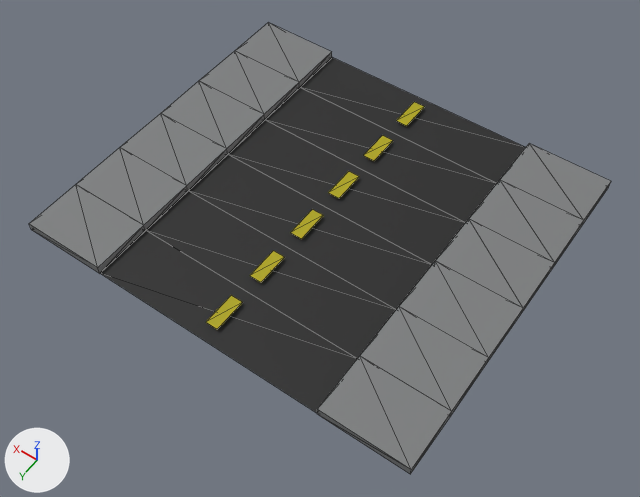
Renders of the OBJ model RunawayCar/MODELS/Road.obj from each side of a commit.
Rendered twice from a 50 mm camera at (-10.45, 14.95, 21.11) aimed at (-0.47, 0.98, -0.84). Arrows for +X, +Y and +Z are at lower left; the lights stay in place. Mesh edges are drawn as thin lines. Where no turn or scale is listed for an object, it has been applied to the vertices.

Objects in the first picture: 'Mesh.001_Mesh.004_Mesh.003_Cube.001_Cube.005', 'Mesh.002_Mesh.003_Mesh.000_Cube.001_Cube.002', 'Mesh.003_Mesh.002_Mesh.002_Cube.001_Cube.004', 'Mesh.004_Mesh.001_Mesh.005_Cube.001_Cube.007', 'Mesh.005_Mesh_Mesh.006_Cube.001_Cube.008', 'Mesh_Mesh.005_Mesh.004_Cube.001_Cube.006'.
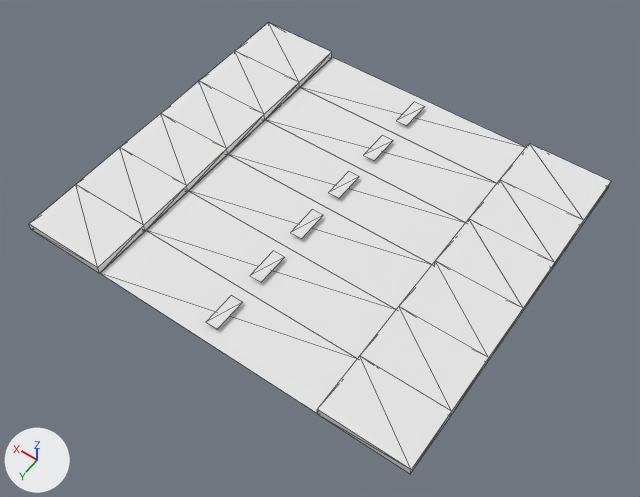
The change, as a list of edits to the scene's bpy script:
```text
Add mat_material_008:
    mat_material_008 = principled_material('Material.008')
    mat_material_008.base_color = (0.8, 0.8, 0.8)  # white #e7e7e7
    mat_material_008.roughness = 1.0
Add mat_material_007:
    mat_material_007 = principled_material('Material.007')
    mat_material_007.base_color = (0.8, 0.8, 0.8)  # white #e7e7e7
    mat_material_007.roughness = 1.0
Add mat_material_009:
    mat_material_009 = principled_material('Material.009')
    mat_material_009.base_color = (0.8, 0.8, 0.8)  # white #e7e7e7
    mat_material_009.roughness = 1.0
Change me_mesh_001_mesh_004_mesh_003_cube_001_cube_005:
    where me_mesh_001_mesh_004_mesh_003_cube_001_cube_005.from_pydata(...)  # 24 vertices, 28 faces; spans x -6.88..6.89, y 0.0..2.0, z -0.14..0.14
    me_mesh_001_mesh_004_mesh_003_cube_001_cube_005 part 7: all 2 faces that had it switch from mat_material_001 (yellow #aba200) to mat_material_007 (white #e7e7e7)
    me_mesh_001_mesh_004_mesh_003_cube_001_cube_005 part 8: all 24 faces that had it switch from mat_material_003 (grey #7c7e7e) to mat_material_008 (white #e7e7e7)
    me_mesh_001_mesh_004_mesh_003_cube_001_cube_005 part 9: all 2 faces that had it switch from mat_material_002 (black #212121) to mat_material_009 (white #e7e7e7)
Change me_mesh_002_mesh_003_mesh_000_cube_001_cube_002:
    where me_mesh_002_mesh_003_mesh_000_cube_001_cube_002.from_pydata(...)  # 24 vertices, 28 faces; spans x -6.88..6.89, y 2.0..4.0, z -0.14..0.14
    me_mesh_002_mesh_003_mesh_000_cube_001_cube_002 part 10: all 2 faces that had it switch from mat_material_001 (yellow #aba200) to mat_material_007 (white #e7e7e7)
    me_mesh_002_mesh_003_mesh_000_cube_001_cube_002 part 11: all 24 faces that had it switch from mat_material_003 (grey #7c7e7e) to mat_material_008 (white #e7e7e7)
    me_mesh_002_mesh_003_mesh_000_cube_001_cube_002 part 12: all 2 faces that had it switch from mat_material_002 (black #212121) to mat_material_009 (white #e7e7e7)
Change me_mesh_003_mesh_002_mesh_002_cube_001_cube_004:
    where me_mesh_003_mesh_002_mesh_002_cube_001_cube_004.from_pydata(...)  # 24 vertices, 28 faces; spans x -6.88..6.89, y 4.0..6.0, z -0.14..0.14
    me_mesh_003_mesh_002_mesh_002_cube_001_cube_004 part 13: all 2 faces that had it switch from mat_material_001 (yellow #aba200) to mat_material_007 (white #e7e7e7)
    me_mesh_003_mesh_002_mesh_002_cube_001_cube_004 part 14: all 24 faces that had it switch from mat_material_003 (grey #7c7e7e) to mat_material_008 (white #e7e7e7)
    me_mesh_003_mesh_002_mesh_002_cube_001_cube_004 part 15: all 2 faces that had it switch from mat_material_002 (black #212121) to mat_material_009 (white #e7e7e7)
Change me_mesh_004_mesh_001_mesh_005_cube_001_cube_007:
    where me_mesh_004_mesh_001_mesh_005_cube_001_cube_007.from_pydata(...)  # 24 vertices, 28 faces; spans x -6.88..6.89, y -6.0..-4.0, z -0.14..0.14
    me_mesh_004_mesh_001_mesh_005_cube_001_cube_007 part 1: all 2 faces that had it switch from mat_material_001 (yellow #aba200) to mat_material_007 (white #e7e7e7)
    me_mesh_004_mesh_001_mesh_005_cube_001_cube_007 part 2: all 24 faces that had it switch from mat_material_003 (grey #7c7e7e) to mat_material_008 (white #e7e7e7)
    me_mesh_004_mesh_001_mesh_005_cube_001_cube_007 part 3: all 2 faces that had it switch from mat_material_002 (black #212121) to mat_material_009 (white #e7e7e7)
Change me_mesh_005_mesh_mesh_006_cube_001_cube_008:
    where me_mesh_005_mesh_mesh_006_cube_001_cube_008.from_pydata(...)  # 24 vertices, 28 faces; spans x -6.88..6.89, y -4.0..-2.0, z -0.14..0.14
    me_mesh_005_mesh_mesh_006_cube_001_cube_008 part 16: all 2 faces that had it switch from mat_material_001 (yellow #aba200) to mat_material_007 (white #e7e7e7)
    me_mesh_005_mesh_mesh_006_cube_001_cube_008 part 17: all 24 faces that had it switch from mat_material_003 (grey #7c7e7e) to mat_material_008 (white #e7e7e7)
    me_mesh_005_mesh_mesh_006_cube_001_cube_008 part 18: all 2 faces that had it switch from mat_material_002 (black #212121) to mat_material_009 (white #e7e7e7)
Change me_mesh_mesh_005_mesh_004_cube_001_cube_006:
    where me_mesh_mesh_005_mesh_004_cube_001_cube_006.from_pydata(...)  # 24 vertices, 28 faces; spans x -6.88..6.89, y -2.0..0.0, z -0.14..0.14
    me_mesh_mesh_005_mesh_004_cube_001_cube_006 part 4: all 2 faces that had it switch from mat_material_001 (yellow #aba200) to mat_material_007 (white #e7e7e7)
    me_mesh_mesh_005_mesh_004_cube_001_cube_006 part 5: all 24 faces that had it switch from mat_material_003 (grey #7c7e7e) to mat_material_008 (white #e7e7e7)
    me_mesh_mesh_005_mesh_004_cube_001_cube_006 part 6: all 2 faces that had it switch from mat_material_002 (black #212121) to mat_material_009 (white #e7e7e7)
```

Changed parts and their boxes (x1, y1, x2, y2) in the pictures (640 x 497 px):
part 1 of me_mesh_004_mesh_001_mesh_005_cube_001_cube_007, recoloured (yellow to white)
    both: (396, 102, 424, 126)
part 2 of me_mesh_004_mesh_001_mesh_005_cube_001_cube_007, recoloured (grey to white)
    both: (235, 23, 611, 225)
part 3 of me_mesh_004_mesh_001_mesh_005_cube_001_cube_007, recoloured (black to white)
    both: (300, 57, 526, 183)
part 4 of me_mesh_mesh_005_mesh_004_cube_001_cube_006, recoloured (yellow to white)
    both: (328, 171, 359, 198)
part 5 of me_mesh_mesh_005_mesh_004_cube_001_cube_006, recoloured (grey to white)
    both: (161, 81, 554, 314)
part 6 of me_mesh_mesh_005_mesh_004_cube_001_cube_006, recoloured (black to white)
    both: (229, 120, 465, 264)
part 7 of me_mesh_001_mesh_004_mesh_003_cube_001_cube_005, recoloured (yellow to white)
    both: (291, 210, 323, 239)
part 8 of me_mesh_001_mesh_004_mesh_003_cube_001_cube_005, recoloured (grey to white)
    both: (120, 113, 523, 361)
part 9 of me_mesh_001_mesh_004_mesh_003_cube_001_cube_005, recoloured (black to white)
    both: (189, 154, 432, 310)
part 10 of me_mesh_002_mesh_003_mesh_000_cube_001_cube_002, recoloured (yellow to white)
    both: (250, 251, 284, 282)
part 11 of me_mesh_002_mesh_003_mesh_000_cube_001_cube_002, recoloured (grey to white)
    both: (76, 148, 489, 415)
part 12 of me_mesh_002_mesh_003_mesh_000_cube_001_cube_002, recoloured (black to white)
    both: (146, 191, 396, 359)
part 13 of me_mesh_003_mesh_002_mesh_002_cube_001_cube_004, recoloured (yellow to white)
    both: (206, 295, 242, 329)
part 14 of me_mesh_003_mesh_002_mesh_002_cube_001_cube_004, recoloured (grey to white)
    both: (29, 185, 452, 474)
part 15 of me_mesh_003_mesh_002_mesh_002_cube_001_cube_004, recoloured (black to white)
    both: (100, 231, 357, 413)
part 16 of me_mesh_005_mesh_mesh_006_cube_001_cube_008, recoloured (yellow to white)
    both: (364, 135, 393, 161)
part 17 of me_mesh_005_mesh_mesh_006_cube_001_cube_008, recoloured (grey to white)
    both: (199, 51, 584, 267)
part 18 of me_mesh_005_mesh_mesh_006_cube_001_cube_008, recoloured (black to white)
    both: (265, 88, 497, 223)
